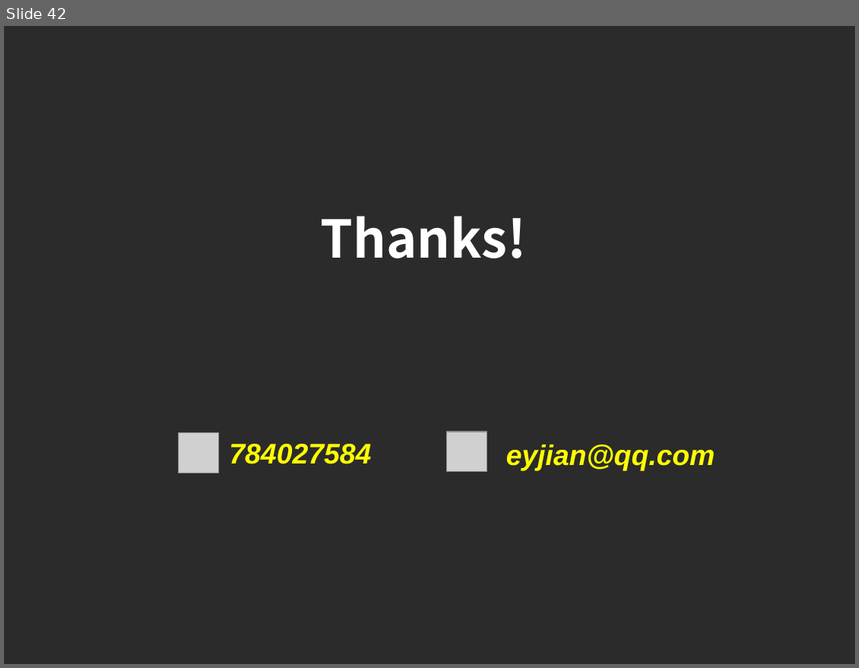
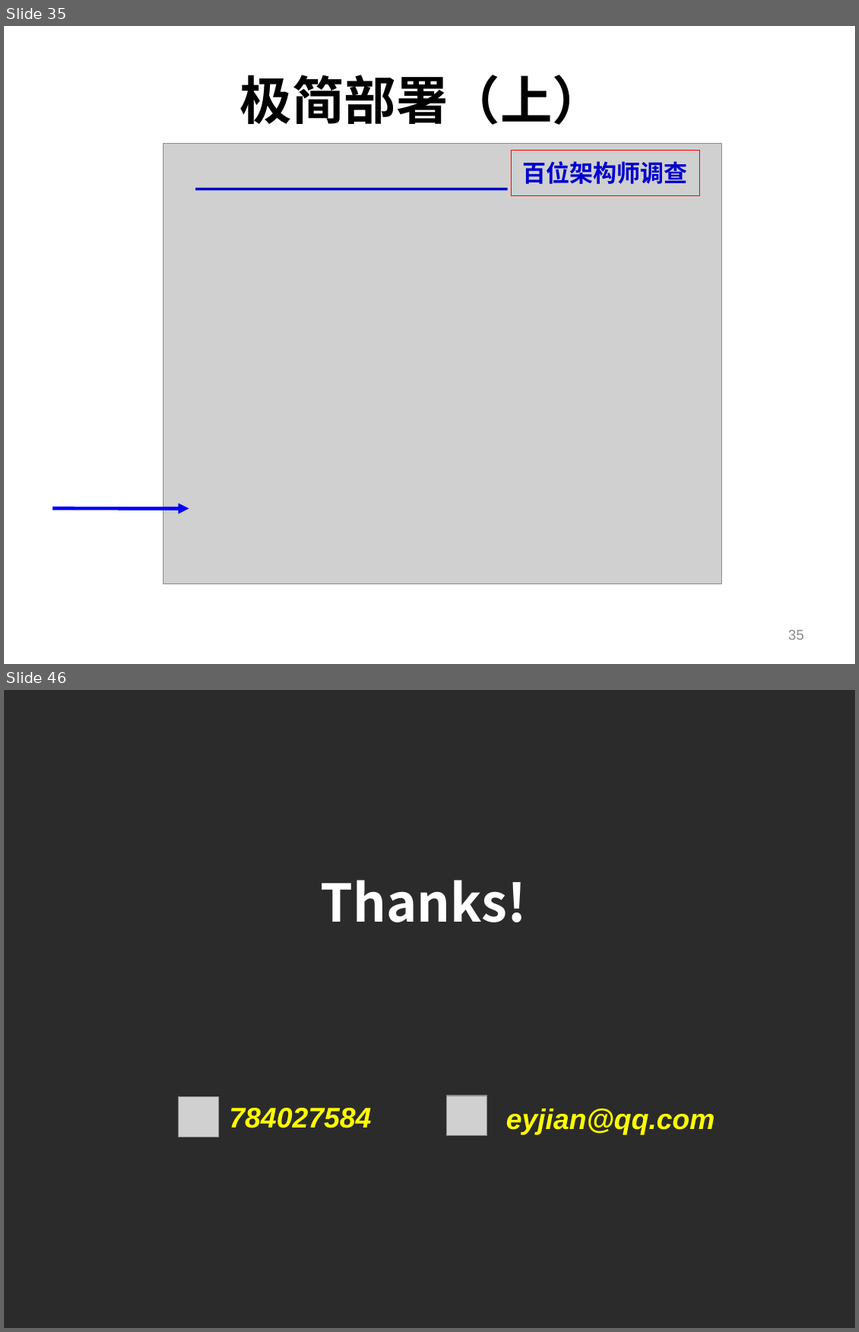
Before and after one commit to shtzr840329/mooon, a slide deck: applications/lightfs/doc/portableDFS-可便携的分布式文件系统.ppt. Shown one above the other, each under a label of ours: slide 42 before the commit, slides 35 and 46 after it; the slides between them are not shown. The pictures are 859x668 and 859x1332 pixels, drawn with LibreOffice and Linux fonts; fonts in the diff are those of the drawing; grey boxes stand for pictures; background and template pictures are left out; a plain dark background stands for a picture behind light text. Boxes give left, top, right and bottom in pixels: in the first picture for what was removed or moved away, otherwise in the second. Text is boxed around its words. In the diff, an @@ line names an element or a change of style, - is before the commit and + after.

```diff
--- a/applications/lightfs/doc/portableDFS-可便携的分布式文件系统.ppt
+++ b/applications/lightfs/doc/portableDFS-可便携的分布式文件系统.ppt
@@ slide 35 added at (4,26,855,664), background picture (left out) @@
@@ title added at (240,75,604,125), 44 pt, text #000000, bold @@
+极简部署（上）
@@ picture added at (163,144,722,584) @@
@@ rectangle added at (512,151,699,195), outline #FF0000 0.74 pt @@
@@ text added at (522,161,688,184), 20 pt, text #0000CC, bold @@
+百位架构师调查
@@ line added from (196, 189) to (508, 189), #0000CC 2.24 pt @@
@@ arrow added from (53, 509) to (189, 509), #0000FF 3 pt @@
@@ page number added at (788,630,804,640), 12 pt, text #898989 @@
+35
@@ what was slide 42 is now slide 46 @@
```
Also in this commit, not shown: 16 slides changed, 3 other slides added, 4 other files.
